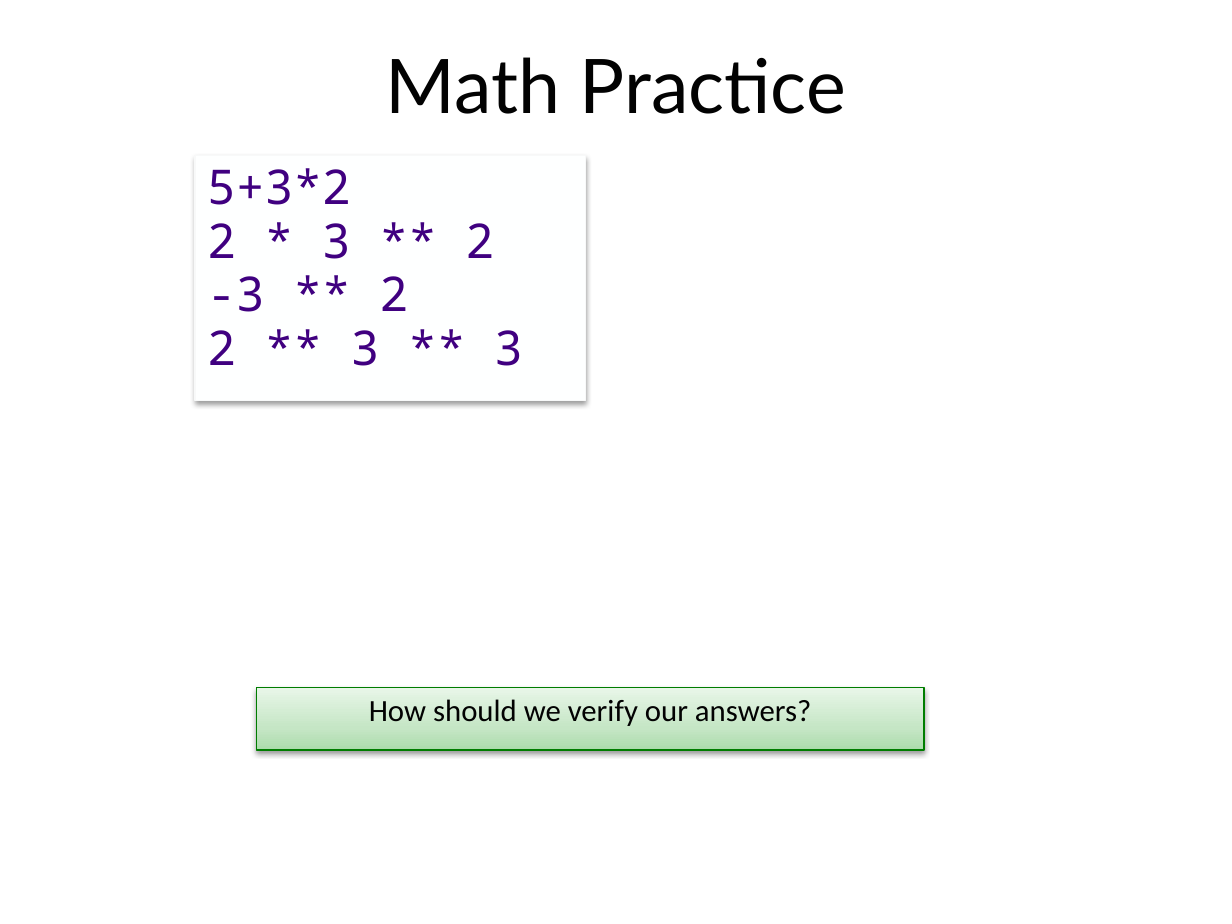
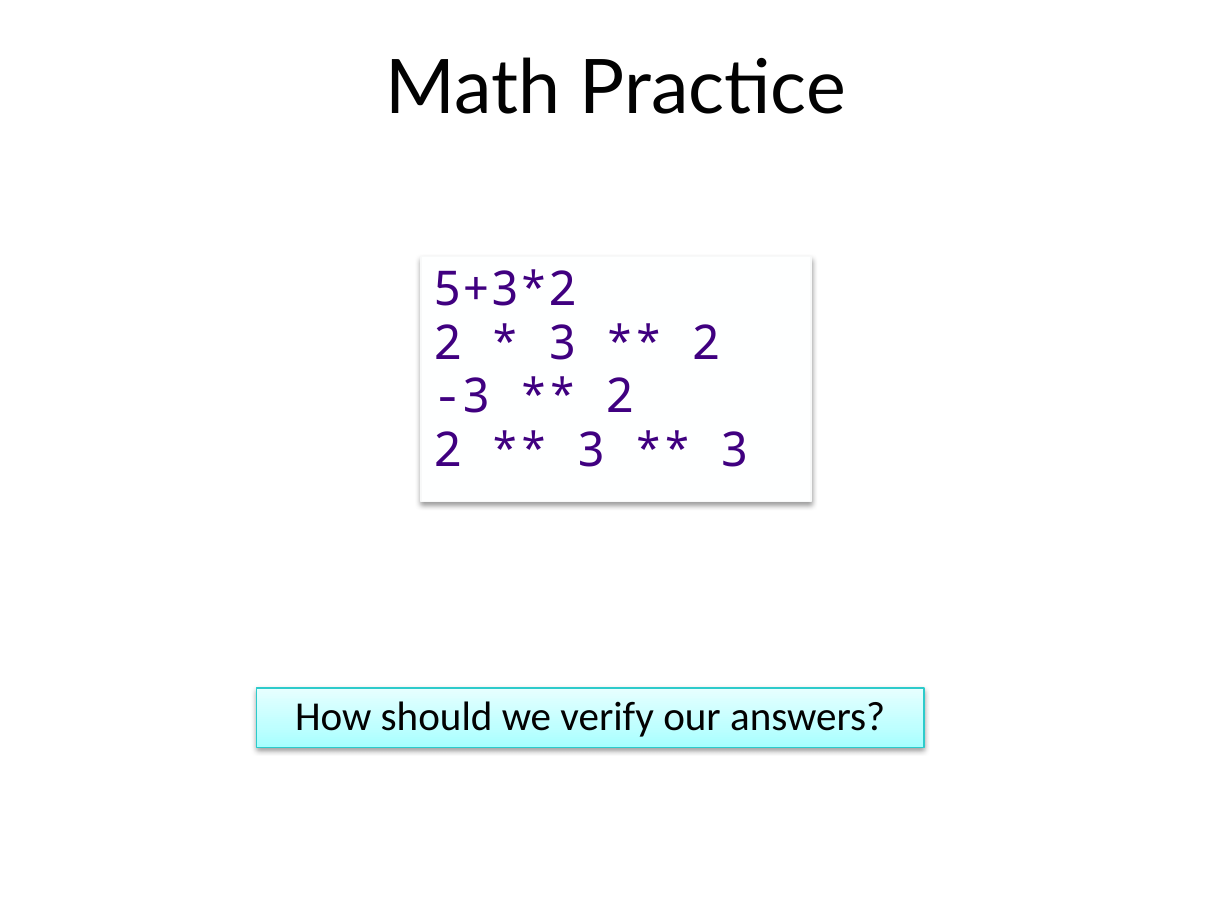
Before and after one commit to emhill/117-S15, a slide deck: slide 52 of src/morea/materials/04-python-intro.pptx (slide 49 before the commit). Drawn at 1232x924 pixels with LibreOffice and Linux fonts; fonts in the diff are those of the drawing. Boxes give left, top, right and bottom in pixels: in the first picture for what was removed or moved away, otherwise in the second. Text is boxed around its words. In the diff, an @@ line names an element or a change of style, - is before the commit and + after.

```diff
--- a/src/morea/materials/04-python-intro.pptx
+++ b/src/morea/materials/04-python-intro.pptx
@@ rectangle "5+3*2": place and size @@
-rectangle "5+3*2" at box(195, 155, 585, 400)
+rectangle "5+3*2" at box(421, 256, 812, 501)
@@ rectangle "How should we verify our ..." at box(256, 687, 924, 747): size 18 to 24 pt; fill gradient #ADDDAD to #C6E6C6 to #E9F6E9 to gradient #A7FFFF to #C1FFFF to #E7FFFF; outline #007D00 0.75 pt to #2ECBCB 0.75 pt @@
```
Also in this commit, not shown: 10 other slides changed, 2 slides added, 1 slide removed, 6 other files.
